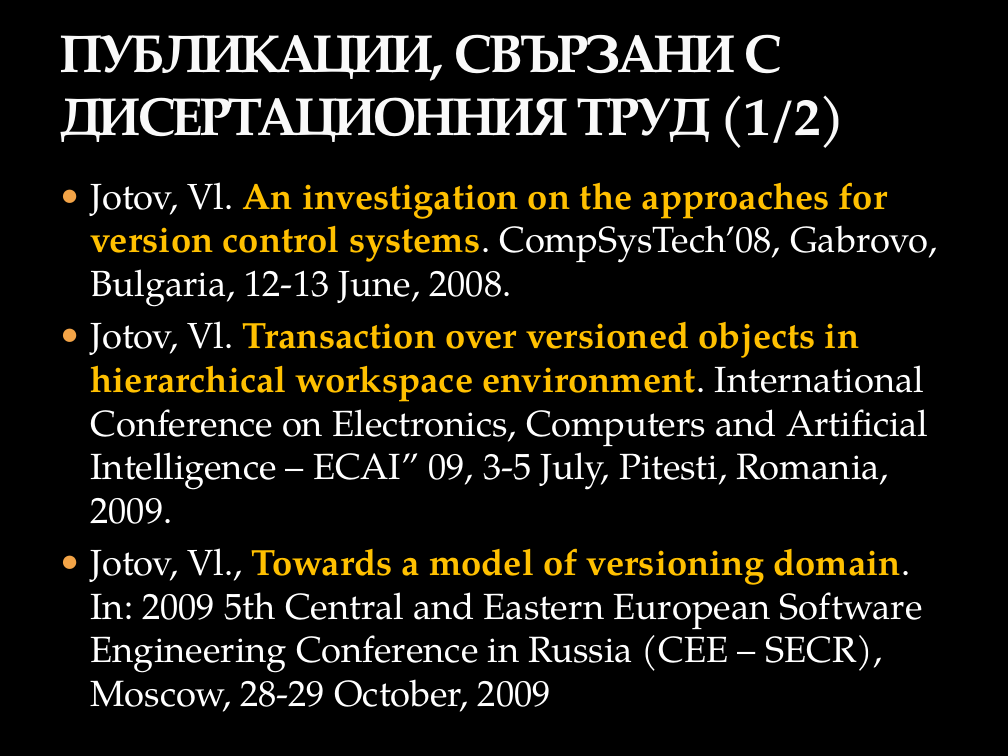
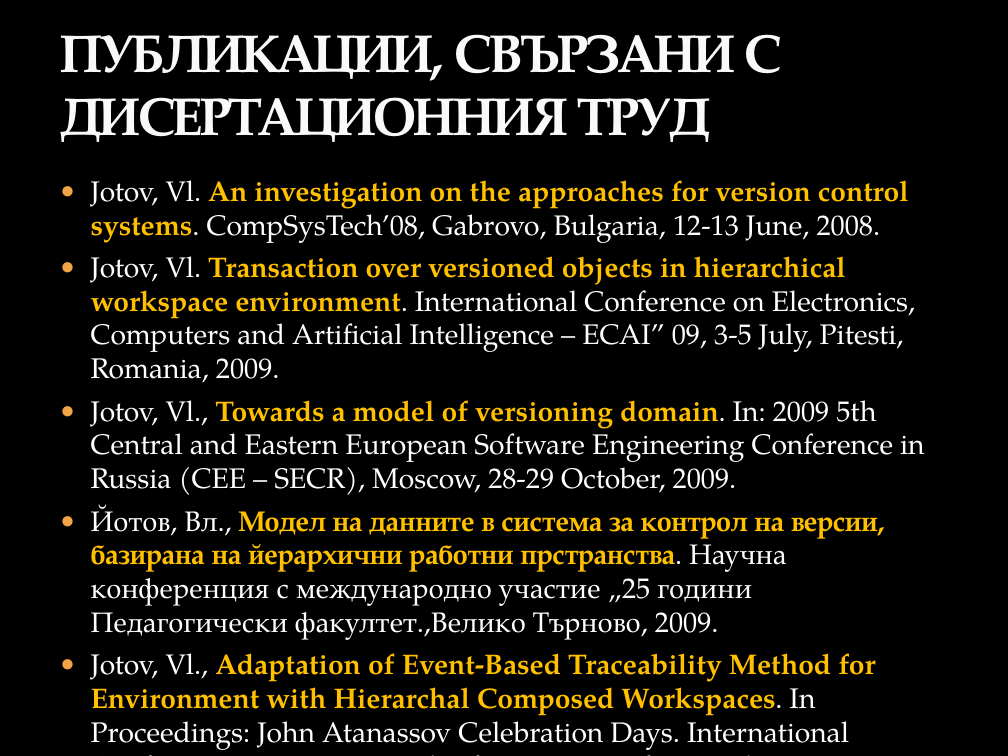
Before and after one commit to vjotov/versia, a slide deck: slide 16 of doc/Presentation.pptx (slide 13 before the commit). Drawn at 1008x756 pixels with LibreOffice and Linux fonts; fonts in the diff are those of the drawing; background and template pictures are left out. Boxes give left, top, right and bottom in pixels: in the first picture for what was removed or moved away, otherwise in the second. Text is boxed around its words. In the diff, an @@ line names an element or a change of style, - is before the commit and + after.

```diff
--- a/doc/Presentation.pptx
+++ b/doc/Presentation.pptx
@@ title at [60,34,781,142]: text changed @@
-ПУБЛИКАЦИИ, СВЪРЗАНИ С ДИСЕРТАЦИОННИЯ ТРУД (1/2)
+ПУБЛИКАЦИИ, СВЪРЗАНИ С ДИСЕРТАЦИОННИЯ ТРУД
@@ text at [91,180,915,383]: size 26 to 20.1 pt in "Jotov, Vl. An investigation on the approaches ...", "Jotov, Vl. Transaction over versioned objects in ..." @@
@@ text at [91,400,925,750]: text changed; size 26 to 20.1 pt @@
-● Jotov, Vl., Towards a model of versioning domain. In: 2009 5th Central and Eastern European Software Engineering Conference in Russia (CEE – SECR), Moscow, 28-29 October, 2009
+● Jotov, Vl., Towards a model of versioning domain. In: 2009 5th Central and Eastern European Software Engineering Conference in Russia (CEE – SECR), Moscow, 28-29 October, 2009.
+● Йотов, Вл., Модел на данните в система за контрол на версии, базирана на йерархични работни прстранства. Научна конференция с международно участие „25 години Педагогически факултет.,Велико Търново, 2009.
+● Jotov, Vl., Adaptation of Event-Based Traceability Method for Environment with Hierarchal Composed Workspaces. In Proceedings: John Atanassov Celebration Days. International Conference Automatics and Inforatics’10, Sofia, October 3-7, 2010
```
Also in this commit, not shown: 1 other slide changed, 4 slides added, 2 slides removed.
